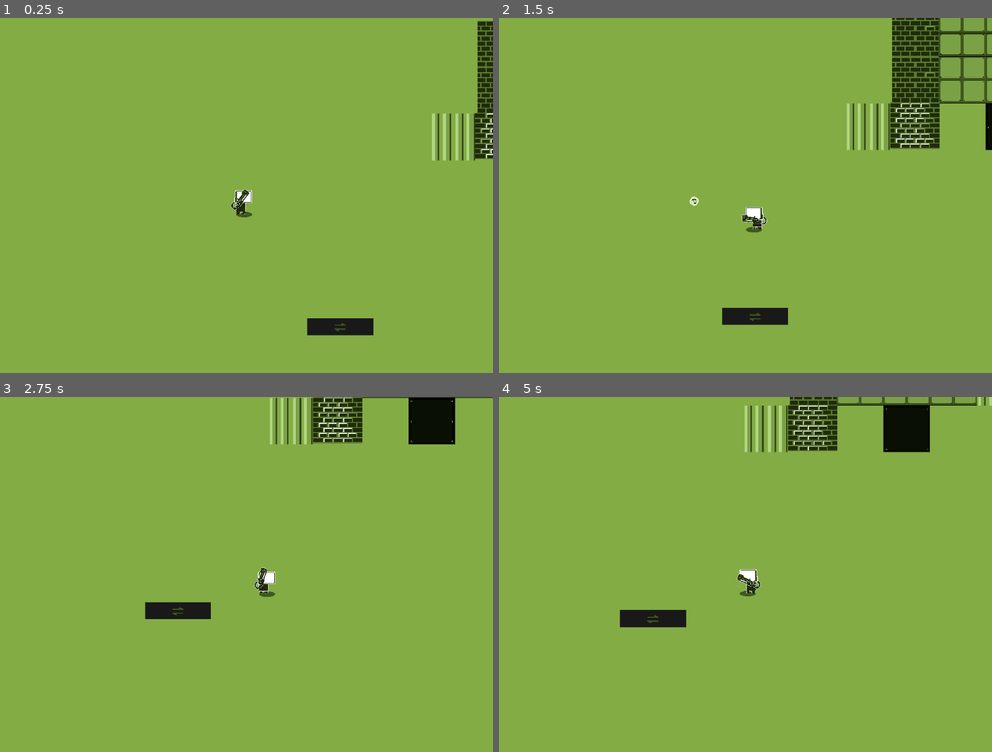
Above: before the commit, frames 1-4 (two rows, left to right).
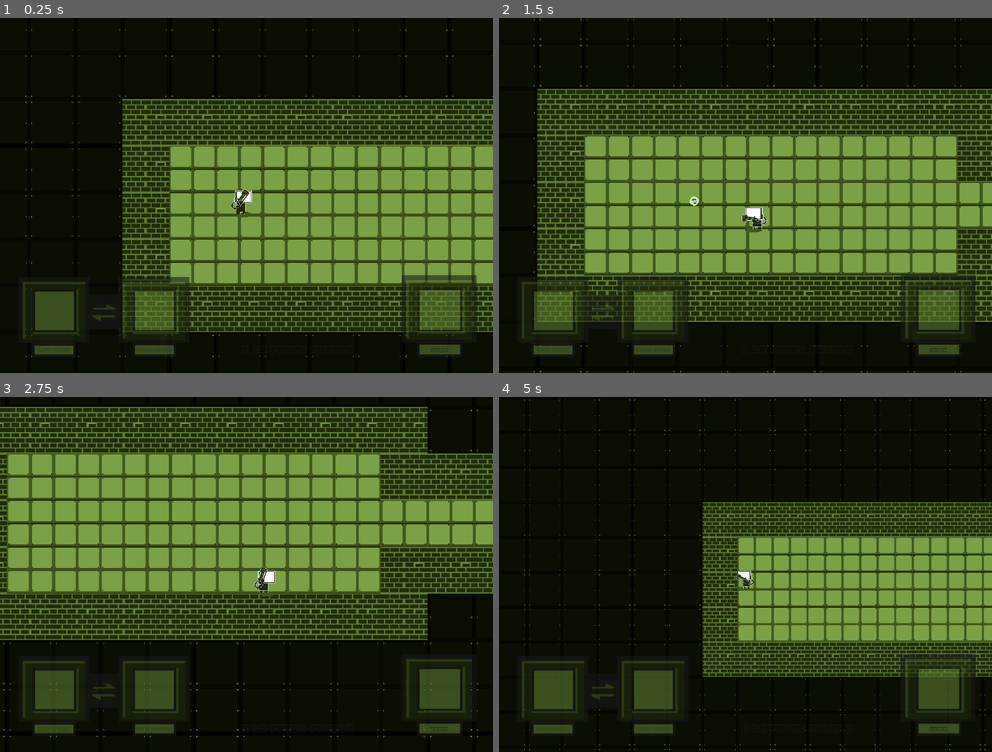
Above: after the commit, the same moments.

Repository: DeadM4nn/DeadmannGame
Game: Godot game, scene res://GameMaster.tscn
The game is run twice, just before and just after one commit, with the same random seed, the same clock (stepped at 60 frames per second) and the same inputs.
Inputs (mouse positions are in pixels of both pictures, inside the frame that each line leads up to):
- Up to frame 1 (0.25 s): no input
- Up to frame 2 (1.5 s): tap Enter at 0.5 s; move the mouse to (853, 177) at 0.52 s; hold Right (ui_right) 0.53-1.28 s; hold Space (Canon) 0.53-1.28 s; move the mouse to (646, 213) at 1.27 s; hold Down (ui_down) from 1.28 s (still down); click (646, 213) at 1.35 s
- Up to frame 3 (2.75 s): move the mouse to (295, 496) at 2.02 s; release Down (ui_down) at 2.03 s; hold Right (ui_right) from 2.03 s (still down); hold Right mouse button (shoot_r) from 2.03 s (still down)
- Up to frame 4 (5 s): move the mouse to (720, 645) at 2.77 s; release Right (ui_right) at 2.78 s; release Right mouse button (shoot_r) at 2.78 s; hold Up (ui_up) 2.78-3.53 s; tap \ (test_button) at 2.85 s; move the mouse to (893, 627) at 3.52 s; hold Mouse wheel up (zoom_in) 3.53-4.28 s; hold Left (ui_left) from 3.53 s (still down); tap R (Reset, bound only after the commit) at 4.15 s; move the mouse to (597, 521) at 4.27 s; tap Mouse wheel down (zoom_out) at 4.35 s

The runs differ from the first frame. In frame 1, 81% of the frame differs, in the area x 0-100%, y 0-100%; in frame 2, 77%; in frame 3, 74%; in frame 4, 87%.

Commit message:
Auto stash before rebase of "DeadmannGame/levels"

Diff:
--- a/Class/MetalBar.tres.gd
+++ b/Class/MetalBar.tres.gd
@@ -9,3 +9,6 @@
 # Called every frame. 'delta' is the elapsed time since the previous frame.
 func _process(delta):
 	pass
+
+func destroy_self_metal_bar():
+	pass
--- a/Element/MetalBar/MetalBar.tscn
+++ b/Element/MetalBar/MetalBar.tscn
@@ -7,8 +7,8 @@
 size = Vector2(238, 258)
 
 [node name="MetalBar" type="StaticBody2D"]
-collision_layer = 536870912
-collision_mask = 0
+collision_layer = 541065216
+collision_mask = 65536
 script = ExtResource("1_sku8p")
 
 [node name="Sprite2D" type="Sprite2D" parent="."]
--- a/Element/Player/PlayerControl.gd
+++ b/Element/Player/PlayerControl.gd
@@ -188,15 +188,26 @@
 func set_hold(value):
 	if value != null and is_inside_tree():
 		$Sprite/UpperBody/Item.texture = value
+		$CanvasLayer/Throw/ThrowIcon.texture = value
 		$Sprite/UpperBody/Item.visible = true
+		$CanvasLayer/Throw/ThrowIcon.visible = true
 	elif value == null and is_inside_tree():
 		$Sprite/UpperBody/Item.visible = false
+		$CanvasLayer/Throw/ThrowIcon.visible = false
 	hold_slot = value
+
 
 ## Sets the swapper
 func set_swapper(type : SWAP, target : Swappable):
 	if not target in swapper:
 		swapper[type] = weakref(target)
+
+		if type == SWAP.LEFT :
+			$CanvasLayer/Switch/Left.visible = true
+			$CanvasLayer/Switch/Left.texture = swapper[type].get_ref().get_swapper_texture()
+		if type == SWAP.RIGHT :
+			$CanvasLayer/Switch/Right.visible = true
+			$CanvasLayer/Switch/Right.texture = swapper[type].get_ref().get_swapper_texture()
 
 	if not swapper.has(null):
 		swap_behaviour()
@@ -230,3 +241,10 @@
 	print("The RIGHT SIDE BEHAVIOUR : %s" % swapper_right.behaviour_value)
 
 	swapper = [null, null]
+	$CanvasLayer/Switch/Right.visible = false
+	$CanvasLayer/Switch/Left.visible = false
+
+
+
+func _test_win():
+	print("Win")
--- a/Element/Player/player.tscn
+++ b/Element/Player/player.tscn
@@ -11,6 +11,10 @@
 [ext_resource type="Texture2D" uid="uid://bo8x2vv0ov2ci" path="res://Asset/Sprite/Shadow.png" id="5_roufa"]
 [ext_resource type="Texture2D" uid="uid://bn3vlr6lwsubw" path="res://Asset/Bot/WireWraped.png" id="6_vy75x"]
 [ext_resource type="AudioStream" uid="uid://7maasely6w30" path="res://SoundFX/Kenny/pepSound5.ogg" id="11_m0v06"]
+[ext_resource type="Texture2D" uid="uid://blaebkxrwvm5a" path="res://Asset/Sprite/UI.png" id="12_yhaks"]
+[ext_resource type="FontFile" uid="uid://874ts3j7ciws" path="res://Asset/Font/origami-mommy.regular.ttf" id="13_oj15m"]
+[ext_resource type="Texture2D" uid="uid://bf1vcuna523xy" path="res://Asset/Swappables/Bomb.png" id="14_v0gno"]
+[ext_resource type="Texture2D" uid="uid://c7owj4fgryt34" path="res://Asset/Sprite/Throw.png" id="15_gfep0"]
 
 [sub_resource type="CapsuleShape2D" id="CapsuleShape2D_1iahm"]
 radius = 50.0
@@ -213,6 +217,16 @@
 [sub_resource type="CircleShape2D" id="CircleShape2D_g2e47"]
 radius = 63.3877
 
+[sub_resource type="LabelSettings" id="LabelSettings_4a4i0"]
+font = ExtResource("13_oj15m")
+font_size = 9
+font_color = Color(0.0976563, 0.0976563, 0.0976563, 1)
+
+[sub_resource type="LabelSettings" id="LabelSettings_k15ik"]
+font = ExtResource("13_oj15m")
+font_size = 11
+font_color = Color(0.0976563, 0.0976563, 0.0976563, 1)
+
 [node name="Player" type="CharacterBody2D"]
 collision_mask = 6291458
 platform_on_leave = 2
@@ -343,6 +357,126 @@
 [node name="Pickup" type="AudioStreamPlayer2D" parent="Audio"]
 stream = ExtResource("11_m0v06")
 
+[node name="CanvasLayer" type="CanvasLayer" parent="."]
+
+[node name="Switch" type="TextureRect" parent="CanvasLayer"]
+modulate = Color(1, 1, 1, 0.596078)
+anchors_preset = 12
+anchor_top = 1.0
+anchor_right = 1.0
+anchor_bottom = 1.0
+offset_left = 40.0
+offset_top = -211.0
+offset_right = -665.0
+offset_bottom = -35.0
+grow_horizontal = 2
+grow_vertical = 0
+texture = ExtResource("12_yhaks")
+
+[node name="Label" type="Label" parent="CanvasLayer/Switch"]
+modulate = Color(1, 1, 1, 0.596078)
+layout_mode = 0
+offset_left = 13.0
+offset_top = 149.0
+offset_right = 145.0
+offset_bottom = 173.0
+text = "Left Mouse"
+label_settings = SubResource("LabelSettings_4a4i0")
+horizontal_alignment = 1
+vertical_alignment = 1
+clip_text = true
+
+[node name="Label2" type="Label" parent="CanvasLayer/Switch"]
+modulate = Color(1, 1, 1, 0.596078)
+layout_mode = 0
+offset_left = 232.0
+offset_top = 149.0
+offset_right = 364.0
+offset_bottom = 173.0
+text = "Right Mouse"
+label_settings = SubResource("LabelSettings_4a4i0")
+horizontal_alignment = 1
+vertical_alignment = 1
+clip_text = true
+
+[node name="Left" type="TextureRect" parent="CanvasLayer/Switch"]
+visible = false
+modulate = Color(1, 1, 1, 0.596078)
+layout_mode = 0
+offset_left = 30.0
+offset_top = 26.0
+offset_right = 181.0
+offset_bottom = 168.0
+scale = Vector2(0.647358, 0.647358)
+texture = ExtResource("14_v0gno")
+
+[node name="Right" type="TextureRect" parent="CanvasLayer/Switch"]
+visible = false
+modulate = Color(1, 1, 1, 0.596078)
+layout_mode = 0
+offset_left = 243.0
+offset_top = 22.0
+offset_right = 394.0
+offset_bottom = 164.0
+scale = Vector2(0.699907, 0.699907)
+texture = ExtResource("14_v0gno")
+
+[node name="Throw" type="TextureRect" parent="CanvasLayer"]
+modulate = Color(1, 1, 1, 0.596078)
+anchors_preset = 15
+anchor_right = 1.0
+anchor_bottom = 1.0
+offset_left = 880.0
+offset_top = 565.0
+offset_right = 880.0
+offset_bottom = 723.0
+grow_horizontal = 2
+grow_vertical = 2
+scale = Vector2(0.15156, 0.191837)
+texture = ExtResource("15_gfep0")
+
+[node name="ThrowIcon" type="TextureRect" parent="CanvasLayer/Throw"]
+visible = false
+layout_mode = 1
+anchors_preset = 15
+anchor_right = 1.0
+anchor_bottom = 1.0
+offset_left = 171.55
+offset_top = 83.4041
+offset_right = 171.55
+offset_bottom = 241.404
+grow_horizontal = 2
+grow_vertical = 2
+scale = Vector2(0.615281, 0.529389)
+texture = ExtResource("14_v0gno")
+
+[node name="Label3" type="Label" parent="CanvasLayer/Throw"]
+layout_mode = 0
+offset_left = 184.747
+offset_top = 797.552
+offset_right = 316.747
+offset_bottom = 821.552
+scale = Vector2(5.48668, 5.48668)
+text = "Space"
+label_settings = SubResource("LabelSettings_k15ik")
+horizontal_alignment = 1
+vertical_alignment = 1
+clip_text = true
+
+[node name="Label4" type="Label" parent="CanvasLayer/Throw"]
+layout_mode = 0
+offset_left = -2494.07
+offset_top = 724.573
+offset_right = -2320.07
+offset_bottom = 748.573
+scale = Vector2(11.4412, 11.4412)
+text = "R to reset Puzzle"
+label_settings = SubResource("LabelSettings_k15ik")
+horizontal_alignment = 1
+vertical_alignment = 1
+clip_text = true
+
+[connection signal="win_game" from="." to="." method="_test_win"]
 [connection signal="timeout" from="ShootInterval" to="." method="_on_shoot_interval_timeout"]
 [connection signal="area_entered" from="Touch" to="." method="_check_death"]
 
--- a/Element/Swappable/base_swappable.gd
+++ b/Element/Swappable/base_swappable.gd
@@ -201,3 +201,7 @@
 	}
 
 	set_behaviour()
+
+
+func get_swapper_texture() -> Texture2D:
+	return $Size/Flapping/Floating/Sprite.texture.duplicate()
--- a/Element/SwappableBullet/Bullet.tscn
+++ b/Element/SwappableBullet/Bullet.tscn
@@ -22,8 +22,12 @@
 
 # Destroy Self
 func _on_hit(body):
+
 	if body is Swappable or body is MetalBar:
 		body.destroy_self()
+
+	if body is StaticBody2D and body.get_collision_mask_value(17):
+		body.queue_free()
 
 	if not body is Bouncer:
 		queue_free()
@@ -74,7 +78,7 @@
 }
 
 [node name="default" type="RigidBody2D"]
-collision_layer = 32768
+collision_layer = 98304
 collision_mask = 2684354562
 mass = 0.5
 physics_material_override = SubResource("PhysicsMaterial_bq0gq")
--- /dev/null
+++ b/GameMaster.gd
@@ -0,0 +1,39 @@
+extends Node
+
+
+@export var levels : Array[PackedScene] = []
+
+@export var location : int = 0
+
+@onready var level = get_node("Level")
+
+func load_level(level_value : int):
+	## Destroy old level
+	level.queue_free()
+
+	var new_curr_level = levels[level_value].instantiate()
+
+	add_child(new_curr_level)
+
+	level = new_curr_level
+
+	new_curr_level.get_node("Player").connect("win_game", win_level )
+
+
+func _unhandled_input(event):
+	if event.is_action_pressed("Reset"):
+		reset_level()
+
+
+func reset_level():
+	$Node/Reset.play()
+	load_level(location)
+
+func win_level():
+	location += 1
+	$Node/Win.play()
+	load_level(location)
+
+
+func _on_player_win_game():
+	pass # Replace with function body.
--- a/GameMaster.tscn
+++ b/GameMaster.tscn
@@ -1,21 +1,39 @@
-[gd_scene load_steps=3 format=3 uid="uid://cwqlq07b30la8"]
+[gd_scene load_steps=20 format=3 uid="uid://cwqlq07b30la8"]
 
-[ext_resource type="PackedScene" uid="uid://hogivbn4mial" path="res://Levels/GameLevel/lvl_base.tscn" id="1_i5oq8"]
-[ext_resource type="PackedScene" uid="uid://b7jg8u57fjuxd" path="res://Element/UI/ui.tscn" id="2_h00cr"]
+[ext_resource type="Script" path="res://GameMaster.gd" id="1_oqyxk"]
+[ext_resource type="PackedScene" uid="uid://dgq3blxaj0ajw" path="res://Levels/GameLevel/Level1.tscn" id="2_5vfak"]
+[ext_resource type="PackedScene" uid="uid://ww4640jncpbp" path="res://Levels/GameLevel/Level2.tscn" id="3_dq5o7"]
+[ext_resource type="PackedScene" uid="uid://ccobokbrg768s" path="res://Levels/GameLevel/Level3.tscn" id="4_biuiq"]
+[ext_resource type="PackedScene" uid="uid://c6ji5fmtyt5vp" path="res://Levels/GameLevel/Level4.tscn" id="5_r42bh"]
+[ext_resource type="PackedScene" uid="uid://betim6nb8wgtw" path="res://Levels/GameLevel/Level5.tscn" id="6_voq57"]
+[ext_resource type="PackedScene" uid="uid://cj3sthobaq714" path="res://Levels/GameLevel/Level6.tscn" id="7_pqa4h"]
+[ext_resource type="PackedScene" uid="uid://t7r4ggdglrof" path="res://Levels/GameLevel/Level7.tscn" id="8_wonik"]
+[ext_resource type="PackedScene" uid="uid://dd5l8m5awi1i" path="res://Levels/GameLevel/Level8.tscn" id="9_2htrw"]
+[ext_resource type="PackedScene" uid="uid://tj720rn485ww" path="res://Levels/GameLevel/Level9.tscn" id="10_re5yu"]
+[ext_resource type="PackedScene" uid="uid://bp5eqiwnx0ba6" path="res://Levels/GameLevel/Level10.tscn" id="11_fne2c"]
+[ext_resource type="PackedScene" uid="uid://6l863hlrdgg6" path="res://Levels/GameLevel/Level11.tscn" id="12_hnpd4"]
+[ext_resource type="PackedScene" uid="uid://ddexi600pxocg" path="res://Levels/GameLevel/Level12.tscn" id="13_gu5h3"]
+[ext_resource type="PackedScene" uid="uid://dkveogq637o40" path="res://Levels/GameLevel/Level13.tscn" id="14_88q5p"]
+[ext_resource type="PackedScene" uid="uid://bgh63xls8okve" path="res://Levels/GameLevel/Level14.tscn" id="15_wylp1"]
+[ext_resource type="PackedScene" uid="uid://xsscsd6w3614" path="res://Levels/GameLevel/Level15.tscn" id="16_6iq7n"]
+[ext_resource type="PackedScene" uid="uid://ta4x1wdnsl1r" path="res://Levels/GameLevel/Level16.tscn" id="17_ksuk8"]
+[ext_resource type="AudioStream" uid="uid://2efdxjth44l6" path="res://SoundFX/Kenny/zapThreeToneUp.ogg" id="18_oid6u"]
+[ext_resource type="AudioStream" uid="uid://bbkfpr78dyh70" path="res://SoundFX/Kenny/twoTone1.ogg" id="18_yye81"]
 
-[node name="Node" type="Node"]
+[node name="GameMaster" type="Node"]
+script = ExtResource("1_oqyxk")
+levels = Array[PackedScene]([ExtResource("2_5vfak"), ExtResource("3_dq5o7"), ExtResource("4_biuiq"), ExtResource("5_r42bh"), ExtResource("6_voq57"), ExtResource("7_pqa4h"), ExtResource("8_wonik"), ExtResource("9_2htrw"), ExtResource("10_re5yu"), ExtResource("11_fne2c"), ExtResource("12_hnpd4"), ExtResource("13_gu5h3"), ExtResource("14_88q5p"), ExtResource("15_wylp1"), ExtResource("16_6iq7n"), ExtResource("17_ksuk8")])
 
-[node name="Game" type="CanvasLayer" parent="."]
-follow_viewport_enabled = true
+[node name="Level" parent="." instance=ExtResource("2_5vfak")]
 
-[node name="Node2D" parent="Game" instance=ExtResource("1_i5oq8")]
+[node name="Node" type="Node" parent="."]
 
-[node name="TileMap" parent="Game/Node2D" index="0"]
-z_as_relative = true
+[node name="Win" type="AudioStreamPlayer" parent="Node"]
+stream = ExtResource("18_oid6u")
 
-[node name="UI" parent="Game/Node2D" instance=ExtResource("2_h00cr")]
-mouse_filter = 1
+[node name="Reset" type="AudioStreamPlayer" parent="Node"]
+stream = ExtResource("18_yye81")
 
-[node name="UI" type="CanvasLayer" parent="."]
+[connection signal="win_game" from="Level/Player" to="." method="win_level"]
 
-[editable path="Game/Node2D"]
+[editable path="Level"]
--- a/project.godot
+++ b/project.godot
@@ -10,7 +10,7 @@
 
 [application]
 
-config/name="Scientist With A GUN"
+config/name="BitReversed"
 run/main_scene="res://GameMaster.tscn"
 config/features=PackedStringArray("4.1", "GL Compatibility")
 config/icon="res://icon.svg"
@@ -84,6 +84,11 @@
 "events": [Object(InputEventMouseButton,"resource_local_to_scene":false,"resource_name":"","device":-1,"window_id":0,"a …(253 unchanged characters)…
 ]
 }
+Reset={
+"deadzone": 0.5,
+"events": [Object(InputEventKey,"resource_local_to_scene":false,"resource_name":"","device":-1,"window_id":0,"alt_pressed":false,"shift_pressed":false,"ctrl_pressed":false,"meta_pressed":false,"pressed":false,"keycode":0,"physical_keycode":82,"key_label":0,"unicode":114,"echo":false,"script":null)
+]
+}
 
 [rendering]
 
Binary file added: Asset/Sprite/Throw.aseprite
Binary file added: Asset/Sprite/Throw.png
Not shown, added: Asset/Sprite/Throw.png.import
Not shown: 1 places in Element/Player/player.tscn that only renumber resources
Binary file added: logogame.png
Not shown, added: logogame.png.import
